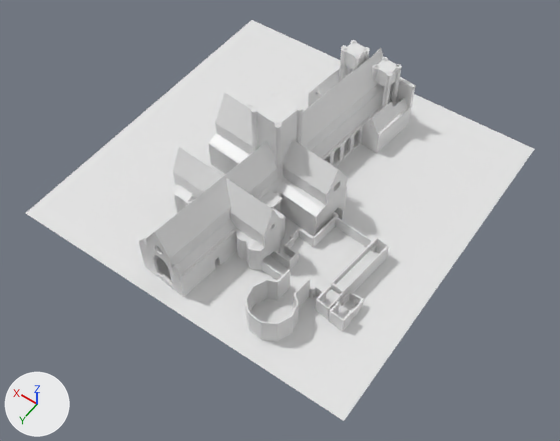
Renders of the OBJ model Assets/Resources/lavaland.obj from each side of a commit.
Rendered twice from a 50 mm lens placed at (-650.0, 1243.0, 1357.0), pointed at (-33.0, 379.0, -1.0). The axes (+X, +Y, +Z) are drawn at lower left. The lights are the same throughout. Where no turn or scale is listed for an object, it has been applied to the vertices. Vertices at the same position are counted once.

Objects in the first picture: 'ChurchFloor1F_Plane', 'ChurchRoof2FSolid_Plane.012', 'ChurchRoofCross2FSolid.001_Plane.004', 'ChurchRoofCross2FSolid_Plane.007', 'ChurchRoofSide.001_Plane.011', 'ChurchWalls1F_Plane.002', 'GroundPlane_Plane.008', 'LibraryFloor_Plane.001', 'LibraryWalls_Plane.005', 'TowerCenterPillars_Cube', 'TowerCenter_Cube.002', 'TowerFront_Cube.001'.
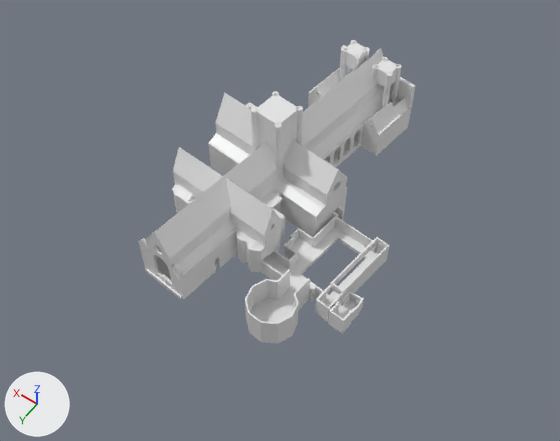
Commit message: quick fixes for lavaland prototype

Pixel boxes [x1, y1, x2, y2] of what changed, in the pictures (560 x 441 px):
```json
{"object": "GroundPlane_Plane.008", "change": "deleted", "before": [26, 20, 534, 421]}
{"part": 1, "of": "me_churchwalls1f_plane_002", "change": "built on", "before": [271, 182, 341, 229], "after": [270, 182, 341, 229]}
```

Edits to the scene script, one JSON object a line:
```json
{"block": "me_churchwalls1f_plane_002", "where": "# used by ob_churchwalls1f_plane_002; location = (0.0, 0.0, 0.0)"}
{"op": "remove", "block": "me_churchwalls1f_plane_002", "code": "me_churchwalls1f_plane_002.from_pydata(...)  # 2427 vertices, 4921 faces; spans x -145.0..211.0, y -70.0..658.0, z -8.0..180.0"}
{"op": "add", "block": "me_churchwalls1f_plane_002", "code": "me_churchwalls1f_plane_002.from_pydata(...)  # 2461 vertices, 4997 faces; spans x -145.0..211.0, y -70.0..658.0, z -8.0..180.0"}
{"block": "me_churchwalls1f_plane_002", "change": "me_churchwalls1f_plane_002 part 1: 2 vertices moved from x -74.0..-27.0, y 259.0..470.0, z 79.0..108.0 to x -74.0..-17.0, y 258.0..470.0, z 79.0..108.0; 30 vertices removed from x -119.0..-26.0, y 267.0..479.0, z 79.0..126.0; 64 vertices added at x -115.0..-10.0, y 266.0..479.0, z -8.0..126.0"}
{"op": "remove", "block": "ob_groundplane_plane_008", "code": ["ob_groundplane_plane_008 = bpy.data.objects.new('GroundPlane_Plane.008', me_groundplane_plane_008)", "ob_groundplane_plane_008.location = (0.0, 0.0, 0.0)"]}
```
